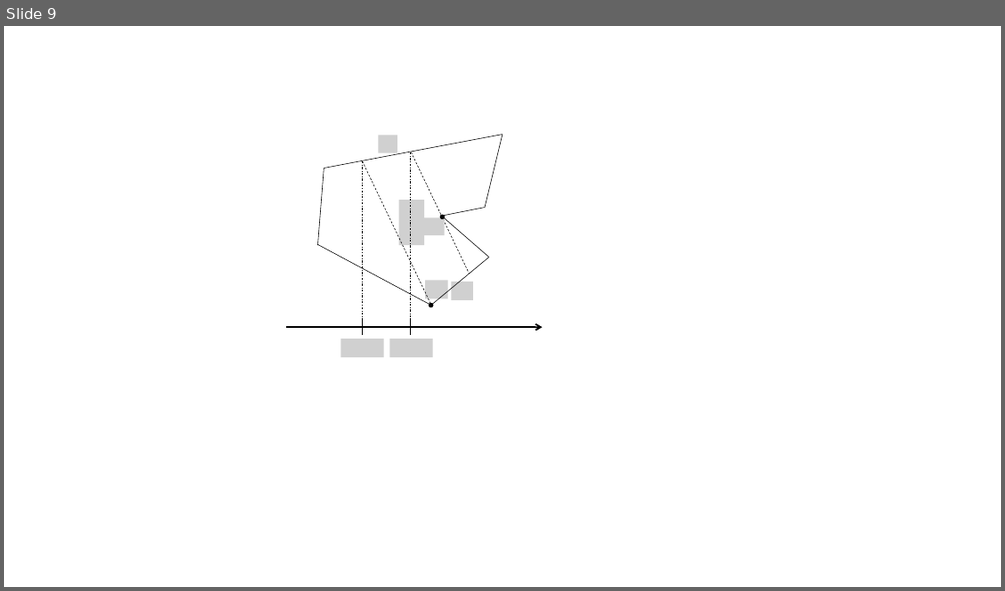
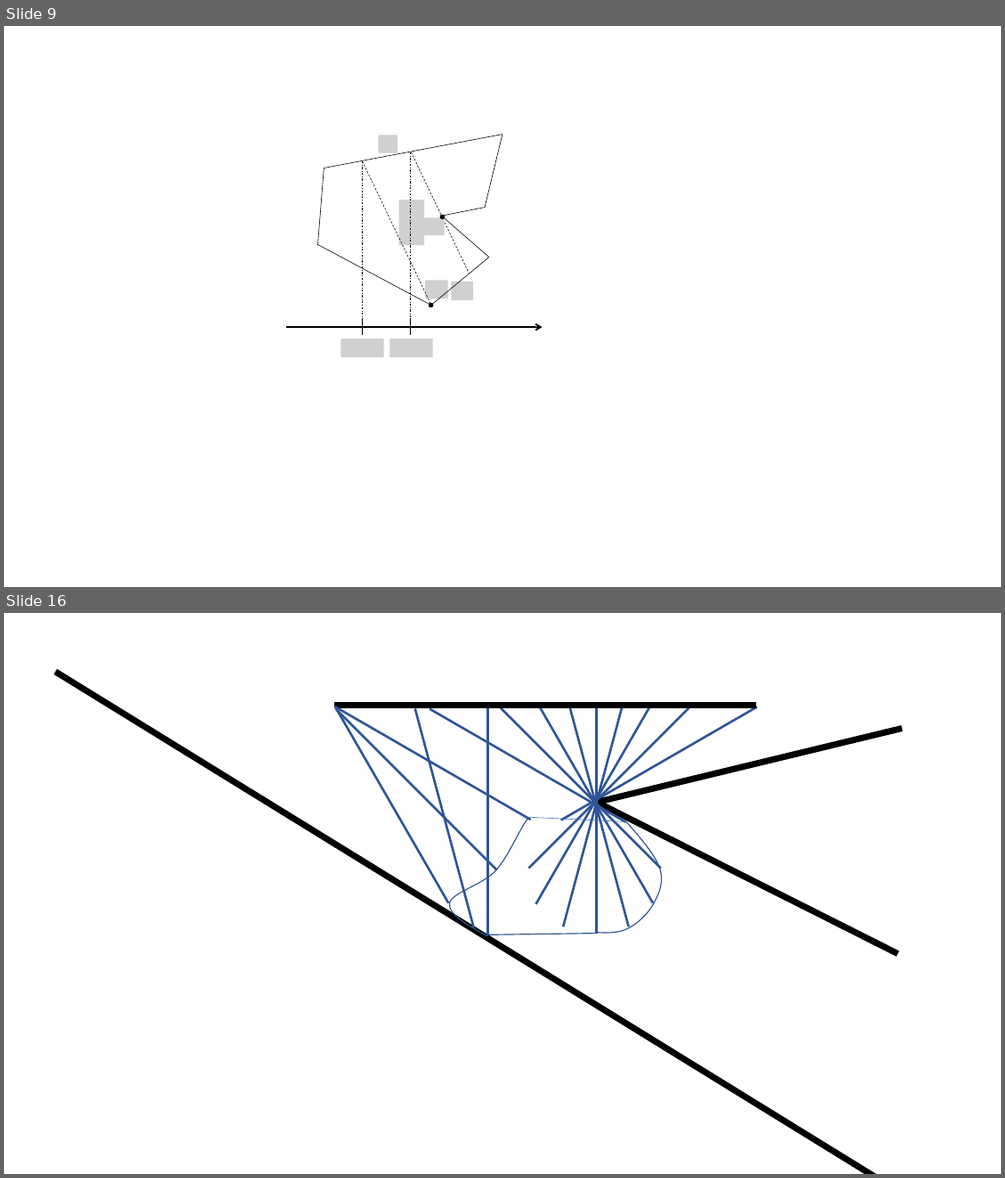
Before and after one commit to barakugav/FDML, a slide deck: figures.pptx. Shown one above the other, each under a label of ours: slide 9 before the commit, slides 9 and 16 after it; the slides between them are not shown. The pictures are 1005x591 and 1005x1178 pixels, drawn with LibreOffice and Linux fonts; fonts in the diff are those of the drawing; grey boxes stand for pictures; background and template pictures are left out. Boxes give left, top, right and bottom in pixels: in the first picture for what was removed or moved away, otherwise in the second. Text is boxed around its words. In the diff, an @@ line names an element or a change of style, - is before the commit and + after.

```diff
--- a/figures.pptx
+++ b/figures.pptx
@@ slide 16 added at (4,613,1001,1174), background #FFFFFF @@
@@ line added from (56, 672) to (928, 1174), #000000 6 pt @@
@@ line added from (334, 705) to (756, 705), #000000 6 pt @@
@@ line added from (531, 819) to (334, 706), #2F5597 2.25 pt @@
@@ line added from (448, 903) to (335, 707), #2F5597 2.25 pt @@
@@ line added from (496, 869) to (336, 709), #2F5597 2.25 pt @@
@@ line added from (474, 927) to (415, 709), #2F5597 2.25 pt @@
@@ line added from (625, 821) to (429, 709), #2F5597 2.25 pt @@
@@ line added from (488, 934) to (488, 708), #2F5597 2.25 pt @@
@@ line added from (661, 868) to (501, 708), #2F5597 2.25 pt @@
@@ line added from (529, 868) to (689, 708), #2F5597 2.25 pt @@
@@ line added from (535, 904) to (649, 708), #2F5597 2.25 pt @@
@@ line added from (653, 903) to (540, 707), #2F5597 2.25 pt @@
@@ line added from (561, 820) to (757, 707), #2F5597 2.25 pt @@
@@ line added from (563, 926) to (622, 708), #2F5597 2.25 pt @@
@@ line added from (629, 926) to (570, 708), #2F5597 2.25 pt @@
@@ line added from (596, 933) to (596, 707), #2F5597 2.25 pt @@
@@ line added from (597, 803) to (902, 728), #000000 6 pt @@
@@ freeform shape added at (450,817,529,936), outline #325491 1 pt @@
@@ line added from (529, 817) to (626, 821), #4472C4 0.5 pt @@
@@ freeform shape added at (596,821,662,933), outline #325491 1 pt @@
@@ line added from (597, 803) to (898, 953), #000000 6 pt @@
@@ freeform shape added at (486,933,596,934), outline #325491 1 pt @@
```
Also in this commit, not shown: 8 other slides added, 1 other file.
